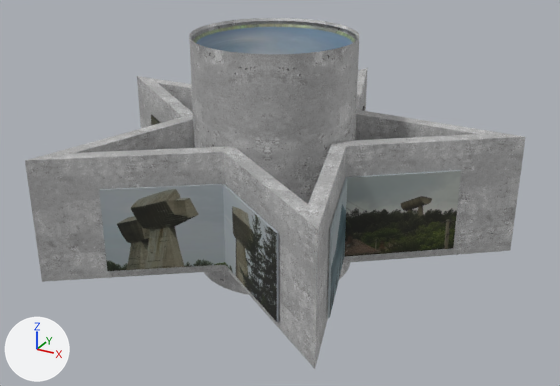
One commit to the glTF model docs/spomenikstar.glb: the scene before it, then after it.
The view is the same before and after, from a camera (50 mm lens) standing at (10.92, -11.47, 13.01) and looking at (-0.18, 8.72, 2.91). Every picture has the same lights, and +X, +Y and +Z are marked at lower left. Where no turn or scale is listed for an object, it has been applied to the vertices.

The scene before the commit, as lines of its bpy script (objects in view):
```python
ob_cylinder_001 = bpy.data.objects.new('Cylinder.001', me_cylinder_001)
ob_cylinder_001.location = (-0.03, 8.1, 4.54)
ob_cylinder_002 = bpy.data.objects.new('Cylinder.002', me_cylinder_002)
ob_cylinder_002.location = (-0.03, 8.1, 4.54)
ob_twe___3d_ansicht___3d_ansicht_4_001 = bpy.data.objects.new('TWE - 3D-Ansicht - 3D-Ansicht 4.001', me_twe___3d_ansicht___3d_ansicht_4_001)
ob_twe___3d_ansicht___3d_ansicht_4_001.location = (-0.01, 8.09, 3.81)
ob_videotarget = bpy.data.objects.new('videotarget', me_plane_001)
ob_videotarget.location = (1.37, 4.17, 3.33)
ob_videotarget_002 = bpy.data.objects.new('videotarget.002', me_plane_004)
ob_videotarget_002.location = (3.69, 6.84, 3.33)
```
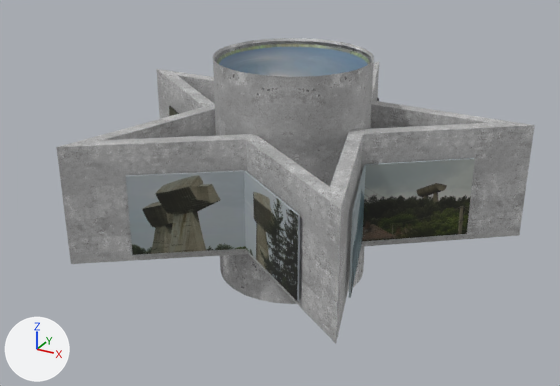
Patch to the scene script:
```diff
--- a/docs/spomenikstar.glb.py
+++ b/docs/spomenikstar.glb.py
@@ ob_videotarget_002 @@
 ob_videotarget_002 = bpy.data.objects.new('videotarget.002', me_plane_004)
-ob_videotarget_002.location = (3.69, 6.84, 3.33)
+ob_videotarget_002.location = (3.76, 8.0, 3.33)
@@ ob_twe___3d_ansicht___3d_ansicht_4_001 @@
 ob_twe___3d_ansicht___3d_ansicht_4_001 = bpy.data.objects.new('TWE - 3D-Ansicht - 3D-Ansicht 4.001', me_twe___3d_ansicht___3d_ansicht_4_001)
-ob_twe___3d_ansicht___3d_ansicht_4_001.location = (-0.01, 8.09, 3.81)
+ob_twe___3d_ansicht___3d_ansicht_4_001.location = (-0.01, 9.27, 3.81)
@@ ob_videotarget @@
 ob_videotarget = bpy.data.objects.new('videotarget', me_plane_001)
-ob_videotarget.location = (1.37, 4.17, 3.33)
+ob_videotarget.location = (1.37, 5.3, 3.33)
@@ ob_cylinder_002 @@
 ob_cylinder_002 = bpy.data.objects.new('Cylinder.002', me_cylinder_002)
-ob_cylinder_002.location = (-0.03, 8.1, 4.54)
+ob_cylinder_002.location = (-0.03, 9.28, 3.66)
@@ ob_cylinder_001 @@
 ob_cylinder_001 = bpy.data.objects.new('Cylinder.001', me_cylinder_001)
-ob_cylinder_001.location = (-0.03, 8.1, 4.54)
+ob_cylinder_001.location = (-0.03, 9.28, 3.66)
```

Location of each change, [x1, y1, x2, y2] in pixels of the pictures (560 x 386 px):
'TWE - 3D-Ansicht - 3D-Ansicht 4.001', moved: before [25, 68, 526, 369]; after [56, 61, 535, 343]
'Cylinder.002', moved: before [189, 18, 359, 295]; after [213, 38, 374, 304]
'videotarget', moved: before [99, 184, 279, 322]; after [126, 170, 300, 301]
'videotarget.002', moved: before [328, 170, 461, 318]; after [349, 158, 475, 298]
'Cylinder.001', moved: before [194, 24, 355, 54]; after [217, 44, 370, 77]
